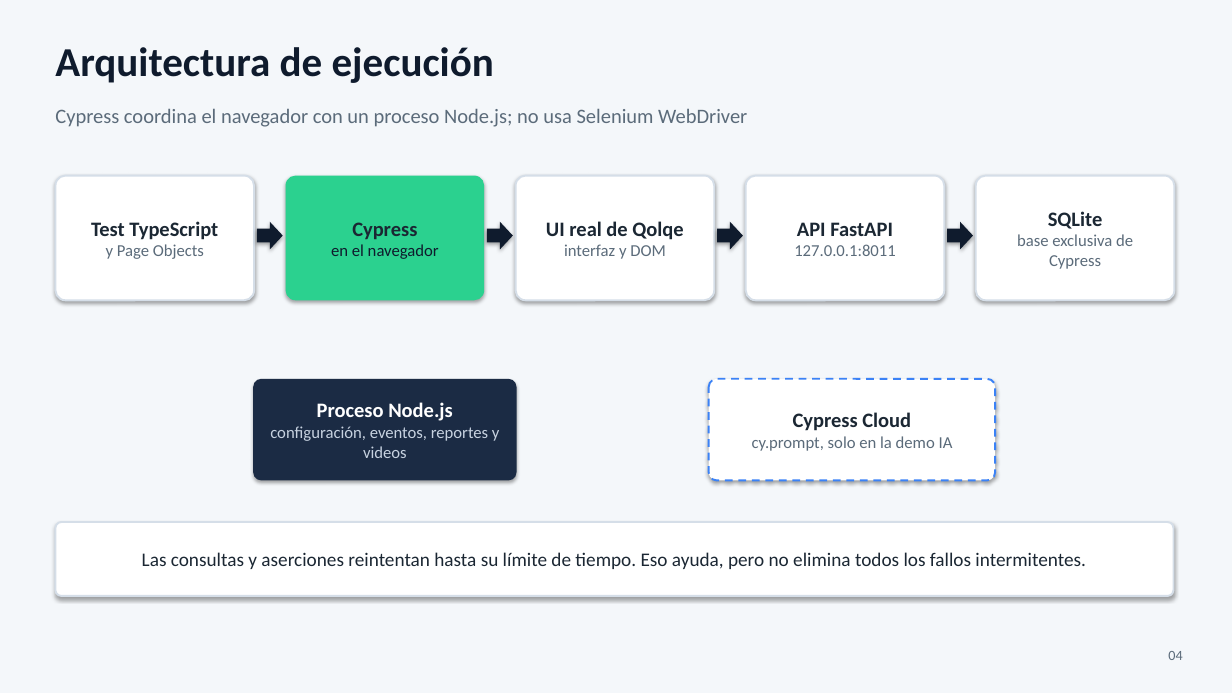
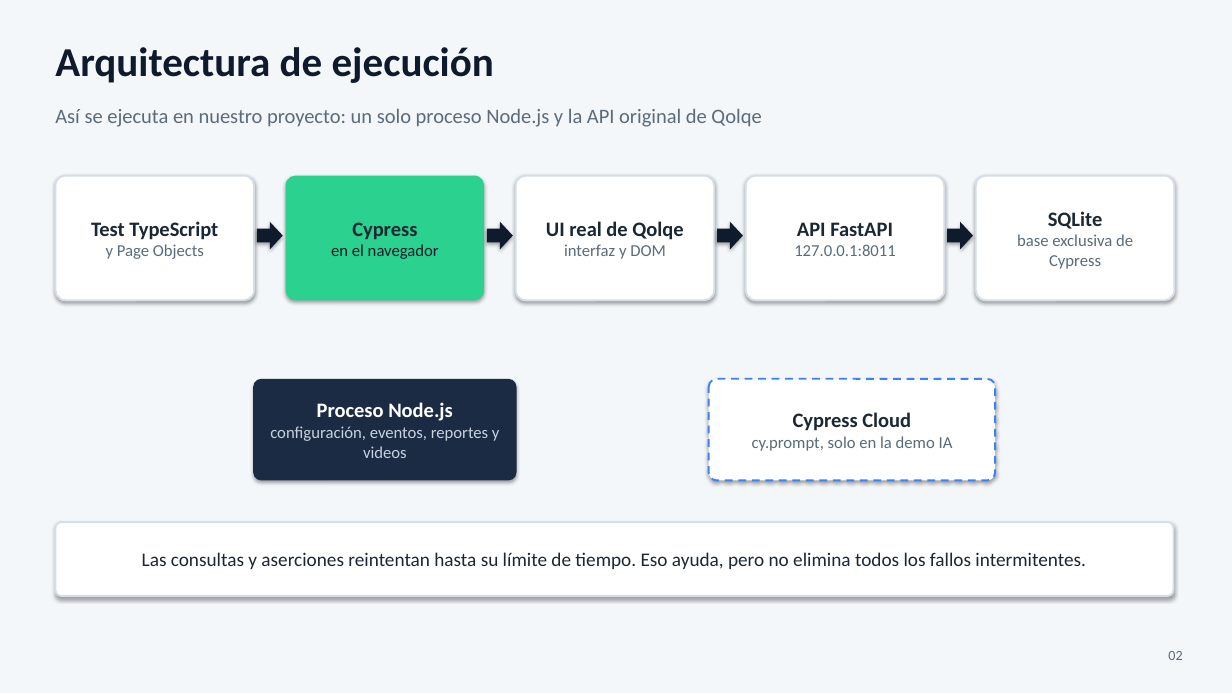
Before and after one commit to granitespinoza/qolqe-g4-qa, a slide deck: slide 2 of presentacion/cypress/Cypress-Qolqe.pptx (slide 4 before the commit). Drawn at 1232x693 pixels with LibreOffice and Linux fonts; fonts in the diff are those of the drawing. Boxes give left, top, right and bottom in pixels: in the first picture for what was removed or moved away, otherwise in the second. Text is boxed around its words. In the diff, an @@ line names an element or a change of style, - is before the commit and + after.

```diff
--- a/presentacion/cypress/Cypress-Qolqe.pptx
+++ b/presentacion/cypress/Cypress-Qolqe.pptx
@@ text at [55, 109, 761, 127]: text changed @@
-Cypress coordina el navegador con un proceso Node.js; no usa Selenium WebDriver
+Así se ejecuta en nuestro proyecto: un solo proceso Node.js y la API original de Qolqe
@@ text at [1168, 651, 1182, 660]: text changed @@
-04
+02
```
Also in this commit, not shown: 8 other slides changed, 1 slide added, 3 slides removed, 1 other file.
